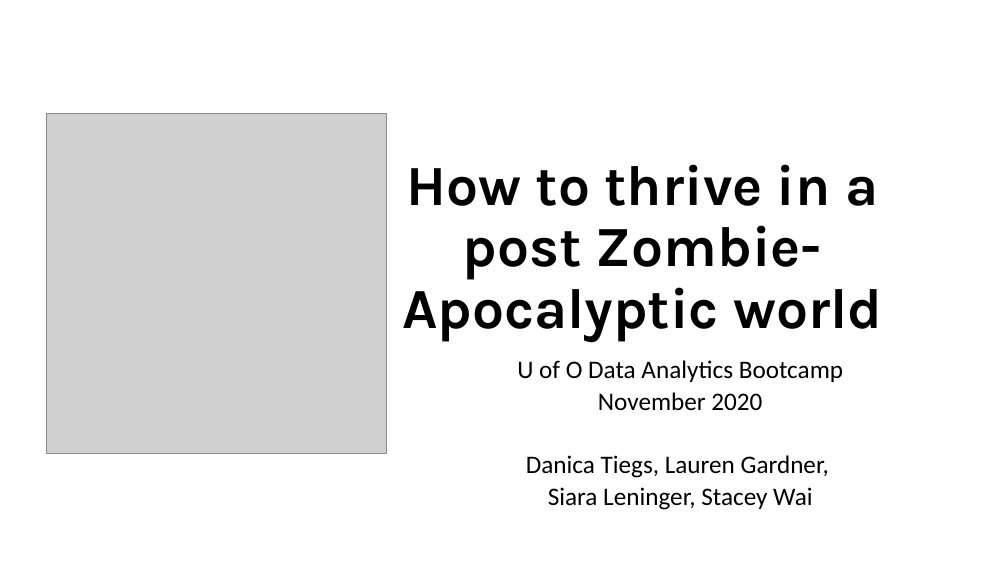
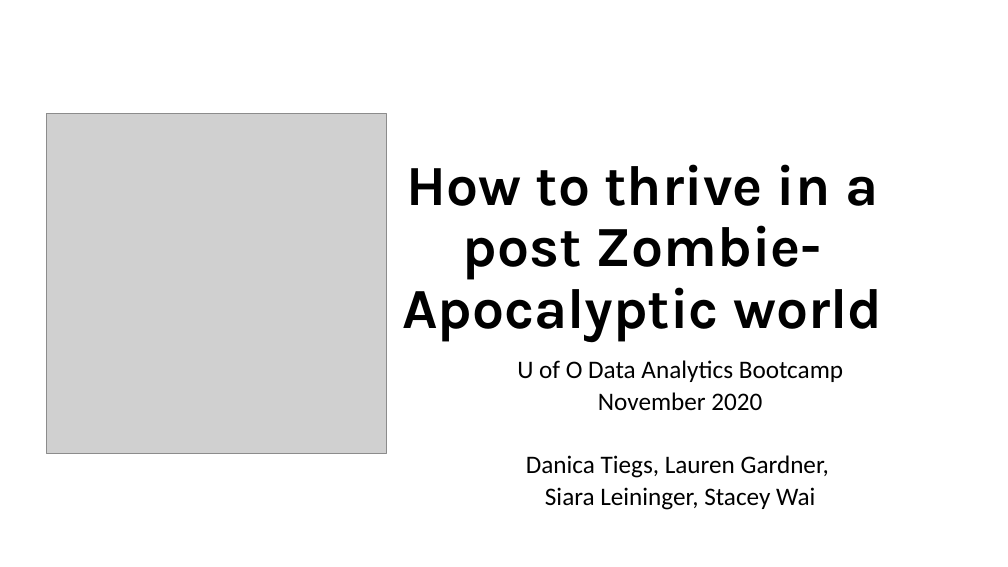
Before and after one commit to staceywai/bootcamp-project, a slide deck: slide 1 of Final Presentation/Bootcamp-Project-1.pptx. Drawn at 1008x567 pixels with LibreOffice and Linux fonts; fonts in the diff are those of the drawing; grey boxes stand for pictures. Boxes give left, top, right and bottom in pixels: in the first picture for what was removed or moved away, otherwise in the second. Text is boxed around its words. In the diff, an @@ line names an element or a change of style, - is before the commit and + after.

```diff
--- a/Final Presentation/Bootcamp-Project-1.pptx
+++ b/Final Presentation/Bootcamp-Project-1.pptx
@@ subtitle at [545, 487, 815, 510]: text changed @@
-Siara Leninger, Stacey Wai
+Siara Leininger, Stacey Wai
```
Also in this commit, not shown: 3 other slides changed, 2 slides added, 1 slide removed, 6 other files.
